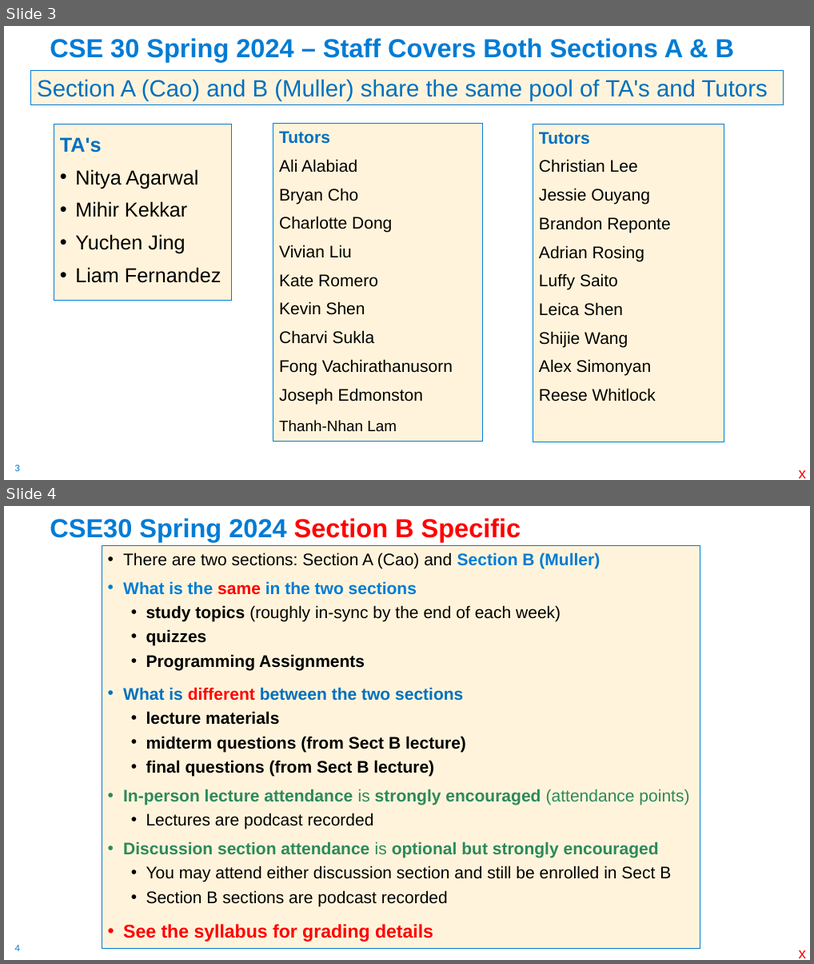
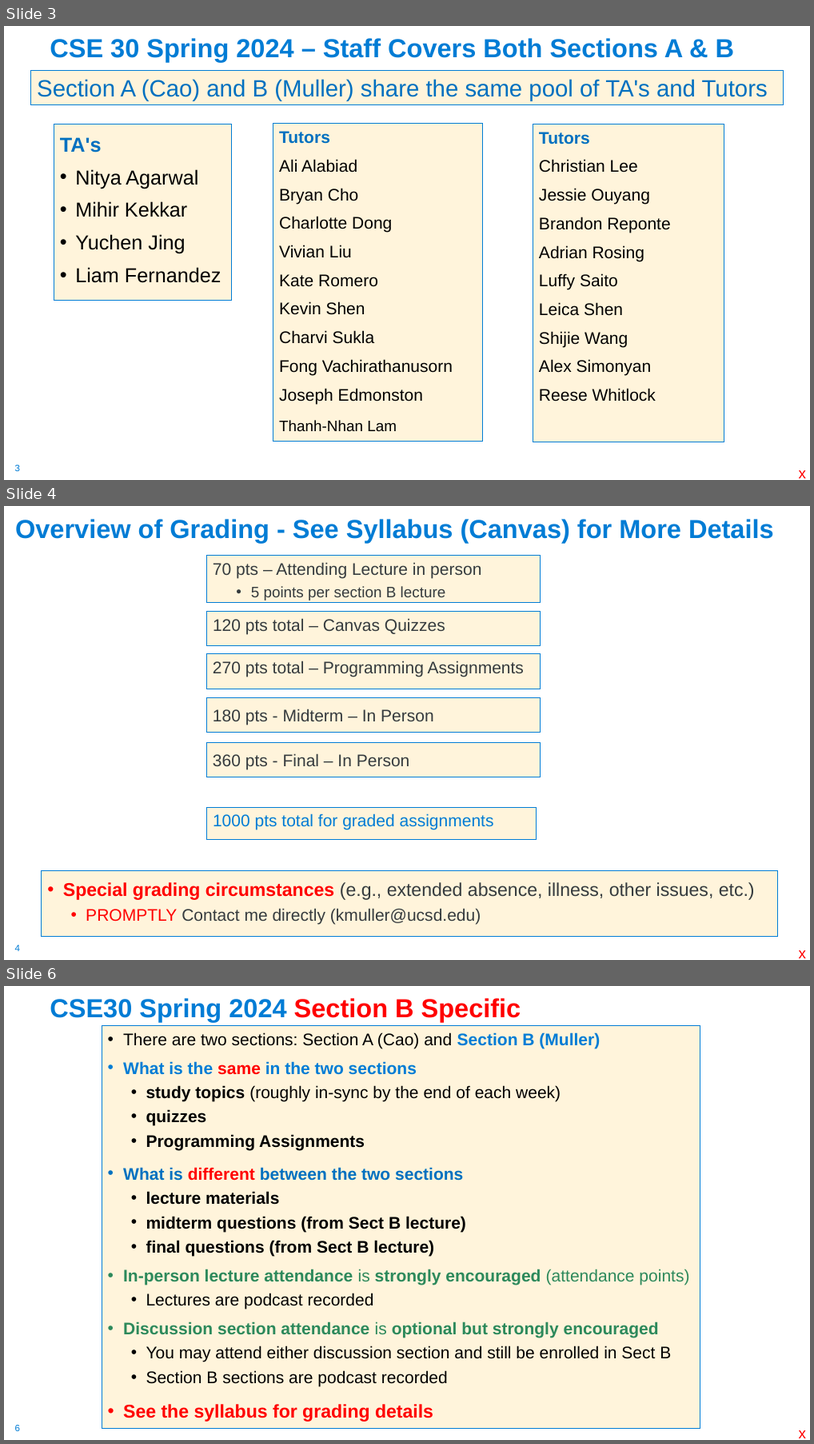
Before and after one commit to cse30-sp24/Muller-Slides, a slide deck: 01-C-Part1.pptx. Shown one above the other, each under a label of ours: slides 3 and 4 before the commit, slides 3, 4 and 6 after it; the slides between them are not shown. The pictures are 814x964 and 814x1444 pixels, drawn with LibreOffice and Linux fonts; fonts in the diff are those of the drawing. Boxes give left, top, right and bottom in pixels: in the first picture for what was removed or moved away, otherwise in the second. Text is boxed around its words. In the diff, an @@ line names an element or a change of style, - is before the commit and + after.

```diff
--- a/01-C-Part1.pptx
+++ b/01-C-Part1.pptx
@@ slide 4 added at [4, 506, 810, 960], background #FFFFFF; not listed: 1 template element that a slide beside it also shows @@
@@ title added at [15, 519, 774, 543], 31 pt, text #007CD5, bold @@
+Overview of Grading - See Syllabus (Canvas) for More Details
@@ rectangle added at [206, 556, 541, 603], fill #FFF4DB, outline #007CD5 0.75 pt, 20 pt, text #363B3E @@
+70 pts – Attending Lecture in person
+  • 5 points per section B lecture
@@ text added at [206, 612, 541, 646], fill #FFF4DB, outline #007CD5 0.75 pt, 20 pt, text #363B3E @@
+120 pts total – Canvas Quizzes
@@ rectangle added at [206, 654, 541, 688], fill #FFF4DB, outline #007CD5 0.75 pt, 20 pt, text #363B3E @@
+270 pts total – Programming Assignments
@@ rectangle added at [206, 698, 541, 732], fill #FFF4DB, outline #007CD5 0.75 pt, 20 pt, text #363B3E @@
+180 pts - Midterm – In Person
@@ rectangle added at [206, 743, 541, 777], fill #FFF4DB, outline #007CD5 0.75 pt, 20 pt, text #363B3E @@
+360 pts - Final – In Person
@@ rectangle added at [206, 807, 536, 840], fill #FFF4DB, outline #007CD5 0.75 pt, 20 pt, text #007CD5 @@
+1000 pts total for graded assignments
@@ rectangle added at [42, 871, 778, 936], fill #FFF4DB, outline #007CD5 0.75 pt, 22 pt, text #363B3E @@
+• Special grading circumstances (e.g., extended absence, illness, other issues, etc.)
+  • PROMPTLY Contact me directly (kmuller@ucsd.edu)
@@ text added at [799, 950, 806, 958], 18 pt, text #FF0000 @@
+x
@@ what was slide 4 is now slide 6 @@
@@ page number at [15, 1424, 20, 1431]: text changed @@
-4
+6
```
Also in this commit, not shown: 6 slides changed, 3 other slides added, 1 other file.
